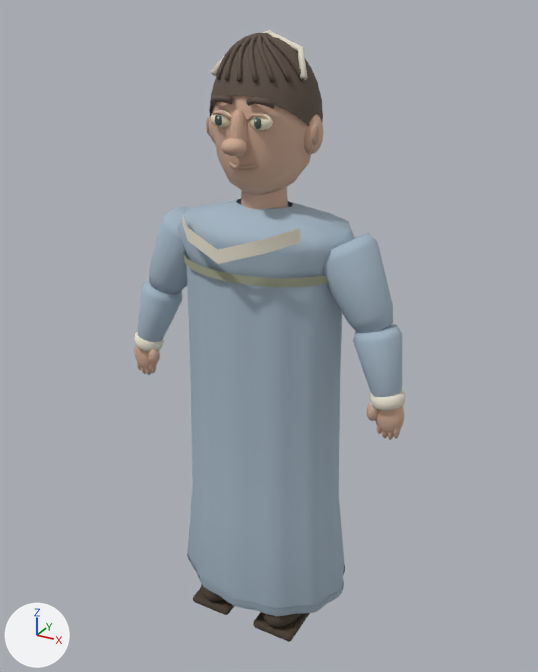
Before and after pictures for a commit that changed the glTF model public/models/characters/regency-dress.glb.
Camera for both pictures: a camera (50 mm lens) standing at (1.045, -1.871, 1.964) and looking at (0.006, 0.019, 1.019). The lights are fixed; the arrows at lower left show +X, +Y and +Z. The older version comes first. Vertices at exactly the same position are counted once.

Names of what the first picture shows: 'regency-dress__Visual_glaze', 'regency-dress__Visual_matte'.
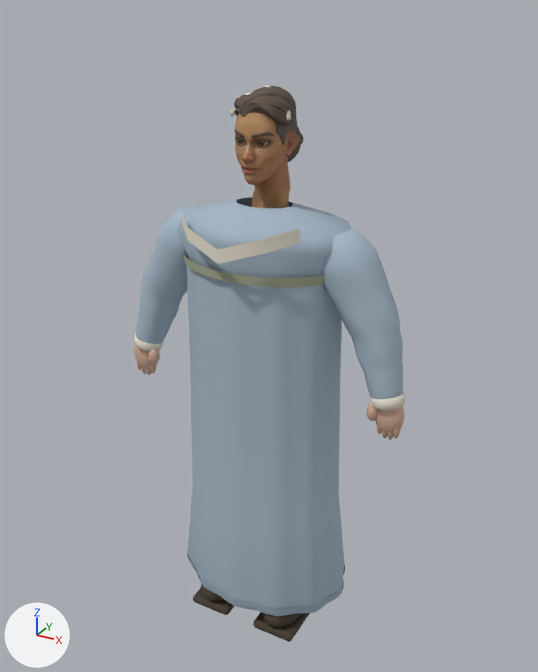
Boxes (x1, y1, x2, y2) around the edits, measured in the pictures (538 x 672 px; the box of a moved part takes in the faces that stretch with it):
'regency-dress__Visual_matte', reshaped (9% shorter)
    before: (134, 30, 405, 642)
    after: (134, 85, 405, 642)
'regency-dress__Visual_MI_Superhero_Female.001', added (brown)
    after: (235, 112, 299, 208)
'regency-dress__Visual_MI_Hair_1.003', added (brown)
    after: (234, 86, 297, 145)
'regency-dress__Visual_glaze', deleted
    before: (210, 110, 273, 131)
'regency-dress__Visual_MI_Hair_2.001', added
    after: (234, 129, 275, 146)
'regency-dress__Visual_MI_Eyes.002', added
    after: (237, 140, 268, 146)
part 1 of me_sphere_169, moved or reshaped
    before: (210, 30, 308, 80)
    after: (229, 85, 291, 121)
part 2 of me_sphere_169, deleted (brown)
    before: (206, 33, 323, 209)
part 3 of me_sphere_169, moved or reshaped
    before: (137, 37, 402, 408)
    after: (136, 125, 403, 399)

Diff of the bpy script that builds the scene:
```diff
--- a/public/models/characters/regency-dress.glb.py
+++ b/public/models/characters/regency-dress.glb.py
@@ mat_mi_superhero_female_001 @@
+mat_mi_superhero_female_001 = bpy.data.materials.new('MI_Superhero_Female.001')
+# uses the picture img_t_superhero_female_dark_basecolor
+# uses the picture img_t_superhero_female_normal
+# uses the picture img_t_superhero_female_roughness
@@ mat_mi_hair_2_001 @@
+mat_mi_hair_2_001 = bpy.data.materials.new('MI_Hair_2.001')
+# colours: brown #5f5146, mixed with the vertex colours
+# uses the picture img_t_hair_2_normal
@@ mat_mi_hair_1_003 @@
+mat_mi_hair_1_003 = bpy.data.materials.new('MI_Hair_1.003')
+# colours: brown #5f5146
+# uses the picture img_t_hair_1_normal
@@ mat_mi_eyes_002 @@
+mat_mi_eyes_002 = bpy.data.materials.new('MI_Eyes.002')
+# uses the picture img_t_eye_brown
+# uses the picture img_t_eye_normal_png
@@ me_sphere_169 @@
-me_sphere_169.from_pydata(...)  # 5311 vertices, 9988 faces; spans x -0.48..0.48, y -0.26..0.23, z 0.01..1.91
+me_sphere_169.from_pydata(...)  # 4080 vertices, 7648 faces; spans x -0.48..0.48, y -0.26..0.22, z 0.01..1.77
+# me_sphere_169 part 1: the loose piece of 30 vertices spanning x -0.15..0.15, y -0.05..0.04, z 1.79..1.91 is scaled about its middle by (0.65, 0.7, 0.72), then moved by (0.0, 0.0, -0.12)
+# me_sphere_169 part 2: 22 loose pieces with 1624 vertices, spanning x -0.18..0.18, y -0.2..0.23, z 1.38..1.91, are deleted
+# me_sphere_169 part 3: 19 vertices moved within x -0.46..0.46, y -0.07..0.16, z 0.92..1.66; 1045 vertices removed from x -0.46..0.46, y -0.14..0.23, z 0.92..1.9; 1438 vertices added at x -0.47..0.47, y -0.09..0.16, z 0.91..1.68
 me_sphere_169.materials.append(mat_cw_vertex_matte)
@@ ob_regency_dress__visual_glaze @@
-ob_regency_dress__visual_glaze = bpy.data.objects.new('regency-dress__Visual_glaze', me_sphere_185)
@@ ob_regency_dress__visual_mi_superhero_female_001 @@
+ob_regency_dress__visual_mi_superhero_female_001 = bpy.data.objects.new('regency-dress__Visual_MI_Superhero_Female.001', me_superhero_female_001)  # 1626 vertices, 3228 faces; spans x -0.089..0.089, y -0.112..0.113, z 1.415..1.742
+ob_regency_dress__visual_mi_superhero_female_001.location = (0.0, 0.0, 0.0)
@@ ob_regency_dress__visual_mi_hair_2_001 @@
+ob_regency_dress__visual_mi_hair_2_001 = bpy.data.objects.new('regency-dress__Visual_MI_Hair_2.001', me_eyebrows_001)  # 748 vertices, 1480 faces; spans x -0.063..0.063, y -0.0916..-0.0513, z 1.6243..1.6619
+ob_regency_dress__visual_mi_hair_2_001.location = (0.0, 0.0, 0.0)
@@ ob_regency_dress__visual_mi_hair_1_003 @@
+ob_regency_dress__visual_mi_hair_1_003 = bpy.data.objects.new('regency-dress__Visual_MI_Hair_1.003', me_plane_003)  # 695 vertices, 1301 faces; spans x -0.085..0.09, y -0.079..0.108, z 1.592..1.771
+ob_regency_dress__visual_mi_hair_1_003.location = (0.0, 0.0, 0.0)
@@ ob_regency_dress__visual_mi_eyes_002 @@
+ob_regency_dress__visual_mi_eyes_002 = bpy.data.objects.new('regency-dress__Visual_MI_Eyes.002', me_eyes_001)  # a UV sphere (16 segments, 13 rings, poles along y) spanning x 0.018..0.0511, y -0.0753..-0.0429, z 1.6145..1.6476; a UV sphere (16 segments, 13 rings, poles along y) spanning x -0.0511..-0.018, y -0.0753..-0.0429, z 1.6145..1.6476
+ob_regency_dress__visual_mi_eyes_002.location = (0.0, 0.0, 0.0)
```
